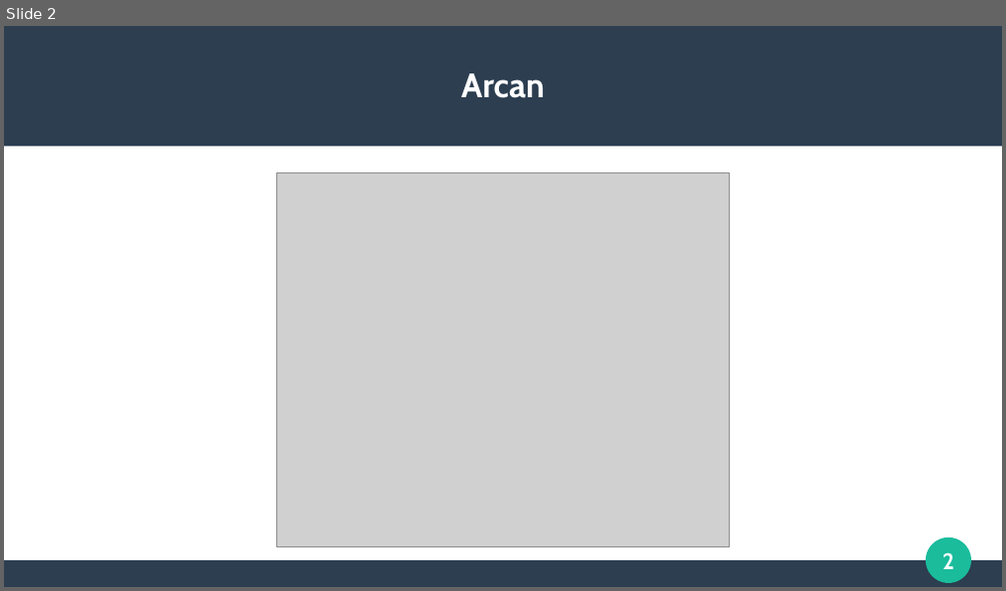
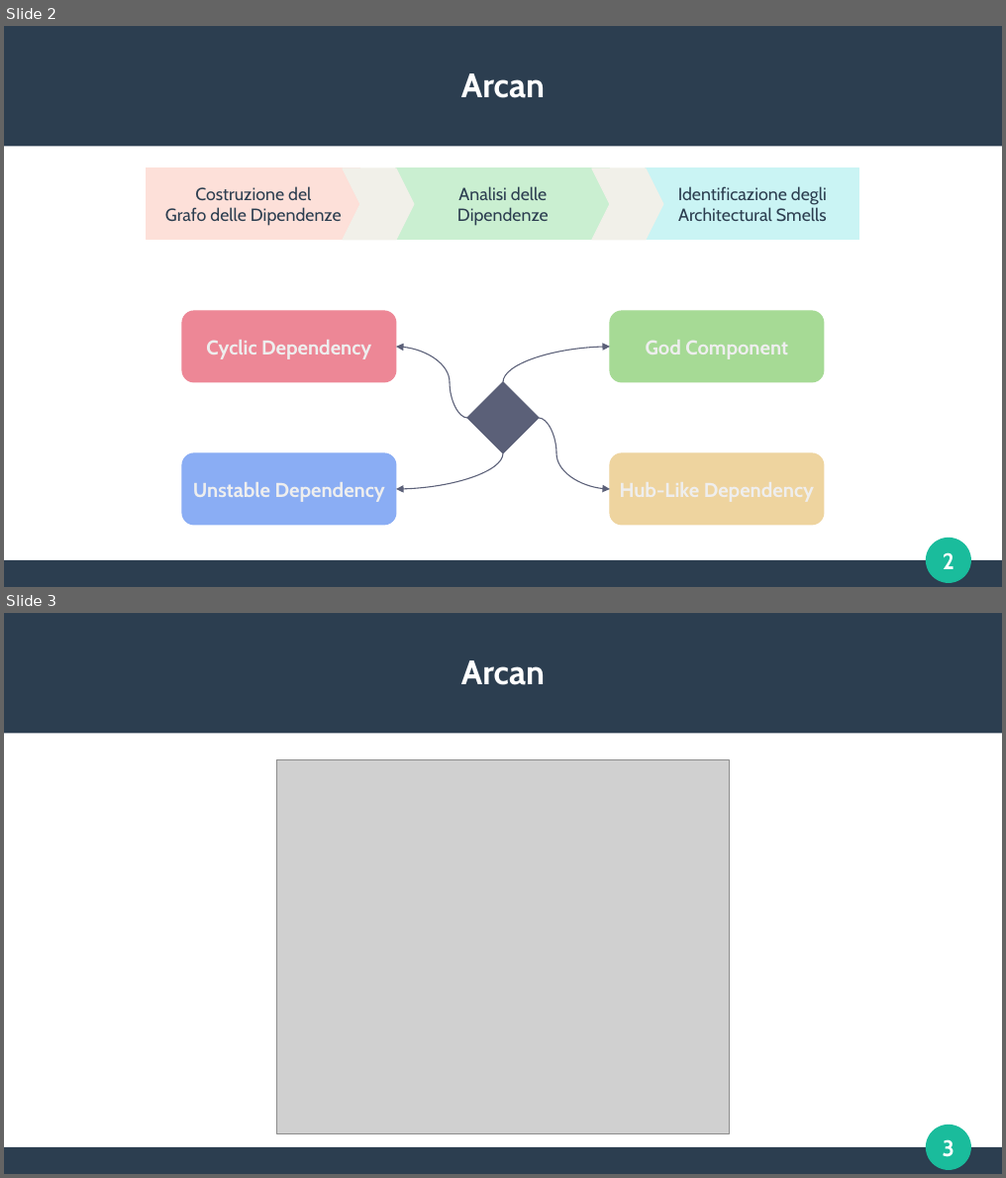
Before and after one commit to frefolli/skullian-thesis, a slide deck: slides.odp. Shown one above the other, each under a label of ours: slide 2 before the commit, slides 2 and 3 after it. The pictures are 1006x591 and 1006x1178 pixels, drawn with LibreOffice and Linux fonts; fonts in the diff are those of the drawing; grey boxes stand for pictures. Boxes give left, top, right and bottom in pixels: in the first picture for what was removed or moved away, otherwise in the second. Text is boxed around its words. In the diff, an @@ line names an element or a change of style, - is before the commit and + after.

```diff
--- a/slides.odp
+++ b/slides.odp
@@ slide 2 added at (4,26,1002,587), background #FFFFFF; not listed: 4 template elements that a slide beside it also shows @@
@@ title added at (461,74,545,98), 27 pt, text #FFFFFF, bold @@
+Arcan
@@ rectangle added at (147,169,359,240), fill #FDE0D9, outline #FDE0D9 0.85 pt, 14 pt, text #2C3E50 @@
+Costruzione del
+Grafo delle Dipendenze
@@ freeform shape added at (343,169,414,240), fill #F1F0E9, outline #F1F0E9 0.85 pt @@
@@ rectangle added at (396,169,610,240), fill #CAEFD1, outline #CAEFD1 0.85 pt, 14 pt, text #2C3E50 @@
+Analisi delle
+Dipendenze
@@ freeform shape added at (593,169,664,240), fill #F1F0E9, outline #F1F0E9 0.85 pt @@
@@ rectangle added at (647,169,859,240), fill #CAF4F4, outline #CAF4F4 0.85 pt, 14 pt, text #2C3E50 @@
+Identificazione degli
+Architectural Smells
@@ rounded rectangle added at (182,311,396,382), fill #ED8796, outline #ED8796 0.85 pt, 16 pt, text #EEEEEE, bold @@
+Cyclic Dependency
@@ rounded rectangle added at (610,311,824,382), fill #A6DA95, outline #A6DA95 0.85 pt, 16 pt, text #EEEEEE, bold @@
+God Component
@@ curved arrow added from (467, 418) to (396, 347), #5B6078 0.85 pt @@
@@ curved arrow added from (503, 382) to (610, 347), #5B6078 0.85 pt @@
@@ diamond added at (467,382,540,455), fill #5B6078, outline #5B6078 0.85 pt @@
@@ curved arrow added from (540, 418) to (610, 489), #5B6078 0.85 pt @@
@@ rounded rectangle added at (182,454,396,525), fill #8AADF4, outline #8AADF4 0.85 pt, 16 pt, text #EEEEEE, bold @@
+Unstable Dependency
@@ curved arrow added from (503, 454) to (396, 489), #5B6078 0.85 pt @@
@@ rounded rectangle added at (610,454,824,525), fill #EED49F, outline #EED49F 0.85 pt @@
@@ what was slide 2 is now slide 3 @@
@@ page number at (943,1140,954,1157): text changed @@
-2
+3
```
Also in this commit, not shown: 2 slides changed, 3 other slides added, 3 slides removed, 1 other file.
